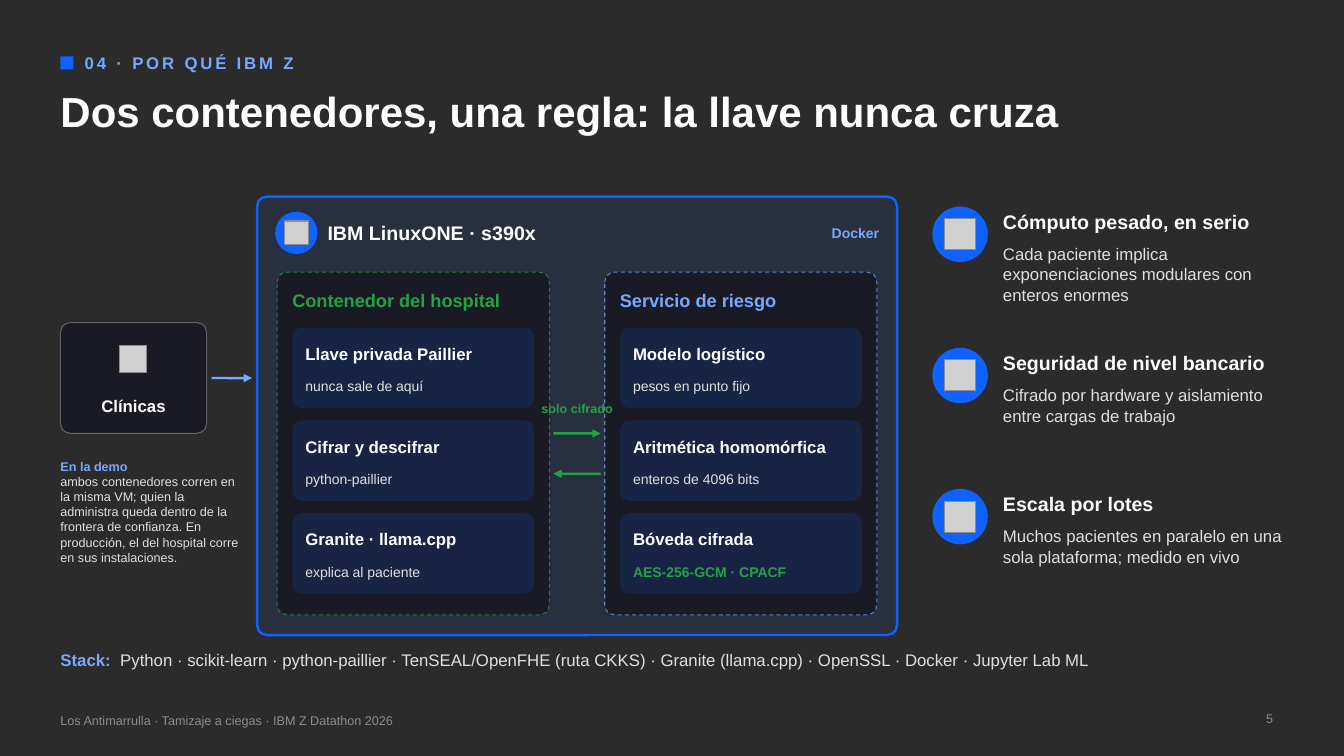
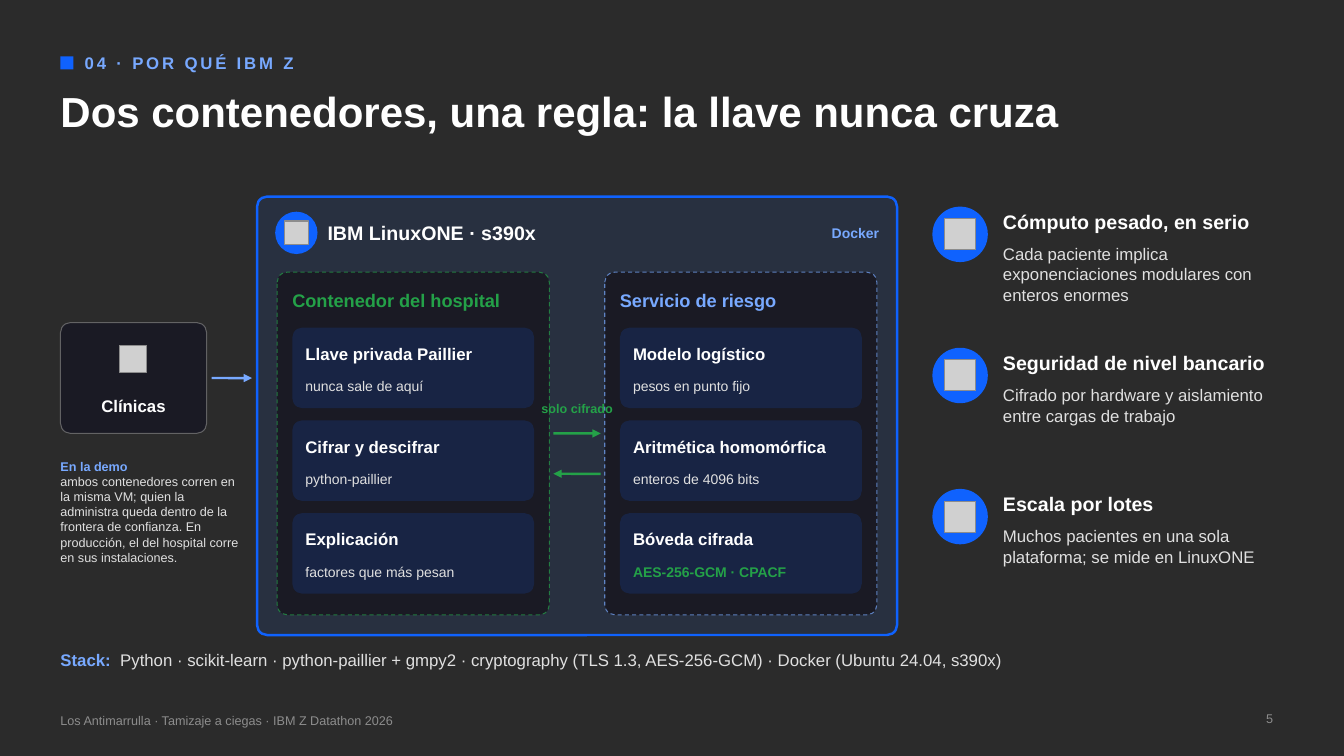
Before and after one commit to UACJ-MIAAD/antimarrulla-ibmz-datathon-2026, a slide deck: slide 5 of submission/Los_Antimarrulla_Pitch_Tamizaje.pptx. Drawn at 1344x756 pixels with LibreOffice and Linux fonts; fonts in the diff are those of the drawing; grey boxes stand for pictures; background and template pictures are left out; a plain dark background stands for a picture behind light text. Boxes give left, top, right and bottom in pixels: in the first picture for what was removed or moved away, otherwise in the second. Text is boxed around its words. In the diff, an @@ line names an element or a change of style, - is before the commit and + after.

Commit message:
entrega: resultados reales en docs, deck y sitio (locales, no LinuxONE), guía para LinuxONE, declaración de IA completa y estado del plan con evidencia

```diff
--- a/submission/Los_Antimarrulla_Pitch_Tamizaje.pptx
+++ b/submission/Los_Antimarrulla_Pitch_Tamizaje.pptx
@@ text at (x1=305, y1=532, x2=398, y2=549): text changed @@
-Granite · llama.cpp
+Explicación
@@ text at (x1=1003, y1=530, x2=1254, y2=567): text changed @@
-Muchos pacientes en paralelo en una sola plataforma; medido en vivo
+Muchos pacientes en una sola plataforma; se mide en LinuxONE
@@ text at (x1=305, y1=566, x2=454, y2=580): text changed @@
-explica al paciente
+factores que más pesan
@@ text at (x1=60, y1=654, x2=1001, y2=670): text changed @@
-Stack: Python · scikit-learn · python-paillier · TenSEAL/OpenFHE (ruta CKKS) · Granite (llama.cpp) · OpenSSL · Docker · Jupyter Lab ML
+Stack: Python · scikit-learn · python-paillier + gmpy2 · cryptography (TLS 1.3, AES-256-GCM) · Docker (Ubuntu 24.04, s390x)
```
Also in this commit, not shown: 3 other slides changed, 1 slide added, 1 slide removed, 14 other files.
